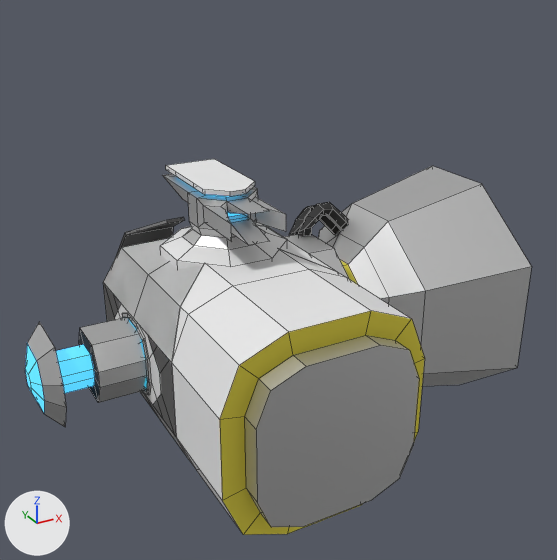
One commit to the Blender file Assets/Models/connector_t.blend: the scene before it, then after it.
One viewpoint serves both versions: a 50 mm lens placed at (-1.52, -3.32, 1.89), pointed at (0.18, -0.24, 0.35). Lighting does not change. The marker at lower left points along +X, +Y and +Z. Mesh edges are drawn as thin lines.

Objects in the first picture: 'AirlockWall', 'EnergyShieldWall', 'EngineWall', 'Shield', 'Turret', 'Turret.001', 'Window'.
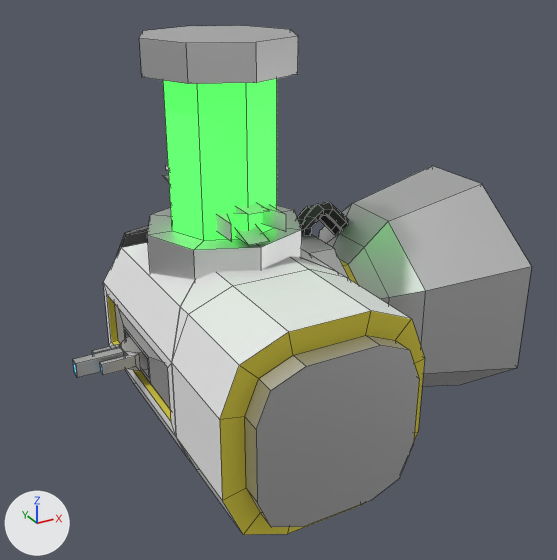
Commit message: Added wall turrets

Location of each change, [x1, y1, x2, y2] in pixels of the pictures (557 x 560 px):
'Cylinder', shown: after [139, 26, 302, 280]
'EnergyShieldWall', hidden: before [25, 239, 202, 451]
'TurretWall', added: after [103, 242, 195, 458]
    faces in mat_spacematerial (white #e7e7e7): [103, 242, 195, 458]
    faces in mat_aluminium (light grey #e3e3e3): [114, 304, 171, 410]
    faces in mat_spacewool (yellow #e7d84f): [107, 295, 171, 421]
'Window', hidden: before [103, 238, 203, 458]
'TurretSide', added: after [73, 337, 149, 378]
    faces in mat_aluminium (light grey #e3e3e3): [73, 337, 149, 378]
'Turret.001', unchanged, covered by the edit: before [163, 159, 286, 245]; after [163, 165, 286, 245]
'Turret', unchanged, covered by the edit: before [160, 225, 287, 269]

Patch to the scene script:
```diff
--- a/Assets/Models/connector_t.blend.py
+++ b/Assets/Models/connector_t.blend.py
@@ me_cylinder_001 @@
+me_cylinder_001.from_pydata(...)  # 52 vertices, 46 faces; spans x -0.316..0.1, y -0.1..0.157, z -0.05..0.05
+# faces by material slot: [43, 3]
+me_cylinder_001.materials.append(mat_aluminium)  # light grey #e3e3e3
+me_cylinder_001.materials.append(mat_electric)  # blue #489ae7
@@ me_cube_015 @@
+me_cube_015.from_pydata(...)  # 34 vertices, 27 faces; spans x -0.5..0.5, y 0.0..0.5, z -0.5..0.5
+# faces by material slot: [10, 1, 12, 4]
+me_cube_015.materials.append(mat_spacematerial)  # white #e7e7e7
+me_cube_015.materials.append(mat_rubber)  # black #424242
+me_cube_015.materials.append(mat_aluminium)  # light grey #e3e3e3
+me_cube_015.materials.append(mat_spacewool)  # yellow #e7d84f
@@ ob_cylinder @@
 ob_cylinder.location = (0.0, 0.0, 0.0)
-ob_cylinder.hide_set(True)
@@ ob_window @@
 ob_window.location = (0.0, 0.0, 0.0)
+ob_window.hide_set(True)
@@ ob_energyshieldwall @@
 ob_energyshieldwall.location = (0.0, 0.0, 0.0)
+ob_energyshieldwall.hide_set(True)
@@ ob_turretside @@
+ob_turretside = bpy.data.objects.new('TurretSide', me_cylinder_001)
+ob_turretside.location = (-0.48, 0.0, 0.0)
+ob_turretside.rotation_euler = (0.0, 0.0, 0.393)  # degrees (0, 0, 23)
@@ ob_turretwall @@
+ob_turretwall = bpy.data.objects.new('TurretWall', me_cube_015)
+ob_turretwall.location = (0.0, 0.0, 0.0)
+ob_turretwall.rotation_euler = (0.0, 0.0, 1.571)  # degrees (0, 0, 90)
```
